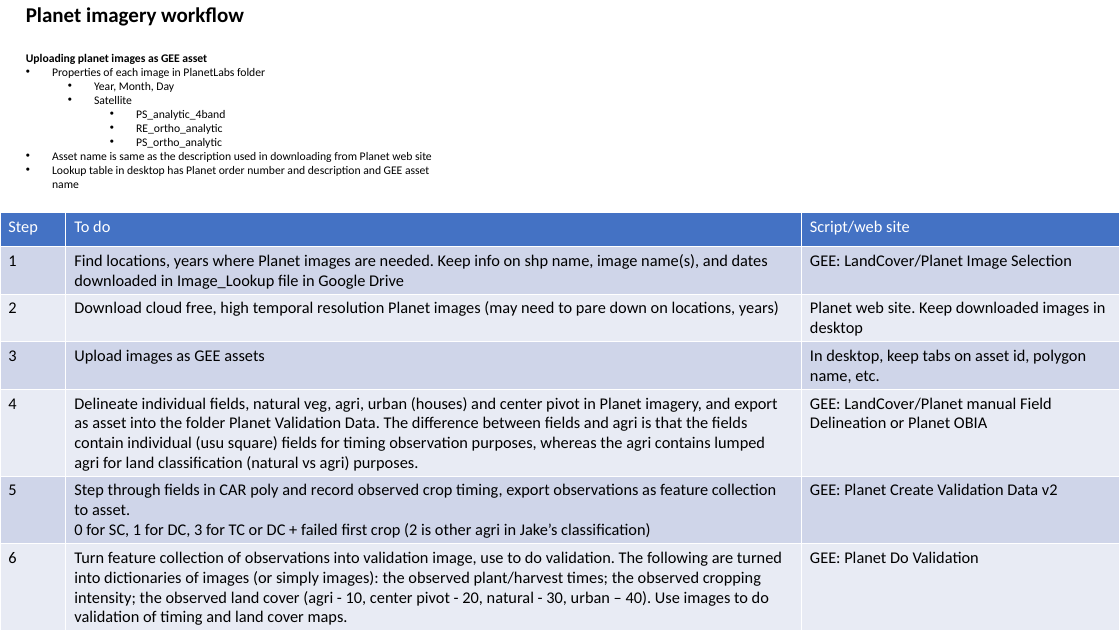
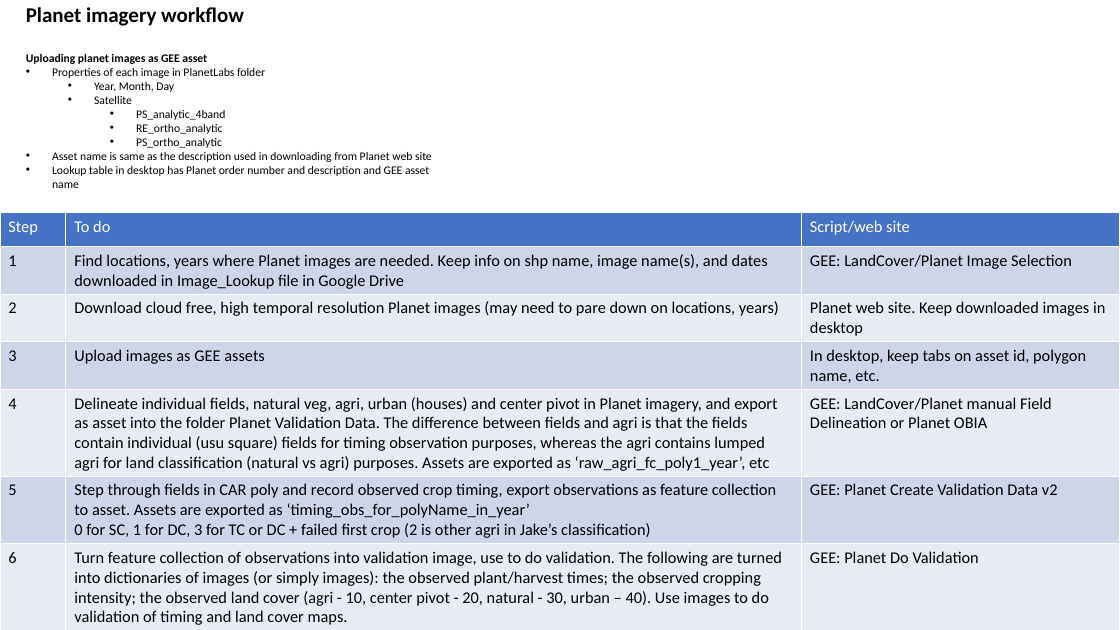
Before and after one commit to minghui-zhang/Meeting, a slide deck: slide 3 of March 1 2019.pptx (slide 2 before the commit). Drawn at 1120x630 pixels with LibreOffice and Linux fonts; fonts in the diff are those of the drawing. Boxes give left, top, right and bottom in pixels: in the first picture for what was removed or moved away, otherwise in the second. Text is boxed around its words. In the diff, an @@ line names an element or a change of style, - is before the commit and + after.

Commit message:
feb 21

```diff
--- a/March 1 2019.pptx
+++ b/March 1 2019.pptx
@@ table at [0, 213, 1120, 630] @@
-row 5, column 2: Delineate individual fields, natural veg, agri, urban (houses) and center pivot in Planet imagery, and export as asset into the folder Planet Validation Data. The difference between fields and agri is that the fields contain individual (usu square) fields for timing observation purposes, whereas the agri contains lumped agri for land classification (natural vs agri) purposes.
+row 5, column 2: Delineate individual fields, natural veg, agri, urban (houses) and center pivot in Planet imagery, and export as asset into the folder Planet Validation Data. The difference between fields and agri is that the fields contain individual (usu square) fields for timing observation purposes, whereas the agri contains lumped agri for land classification (natural vs agri) purposes. Assets are exported as ‘raw_agri_fc_poly1_year’, etc
-row 6, column 2: Step through fields in CAR poly and record observed crop timing, export observations as feature collection to asset. / 0 for SC, 1 for DC, 3 for TC or DC + failed first crop (2 is other agri in Jake’s classification)
+row 6, column 2: Step through fields in CAR poly and record observed crop timing, export observations as feature collection to asset. Assets are exported as ‘timing_obs_for_polyName_in_year’ / 0 for SC, 1 for DC, 3 for TC or DC + failed first crop (2 is other agri in Jake’s classification)
```
Also in this commit, not shown: 1 other slide changed, 2 slides added.
